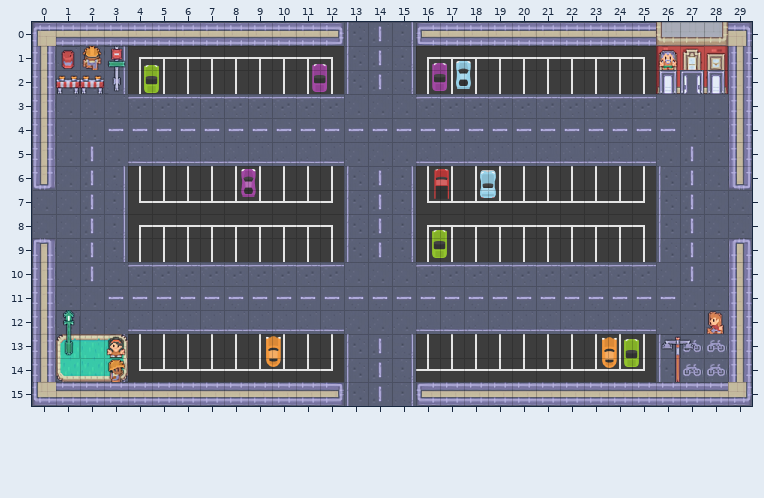
Two states of a Tiled map, map.tmx. The picture above is the old version.
Cells are 64x64 px. Shown: x 0..29, y 0..15.
Once edited:
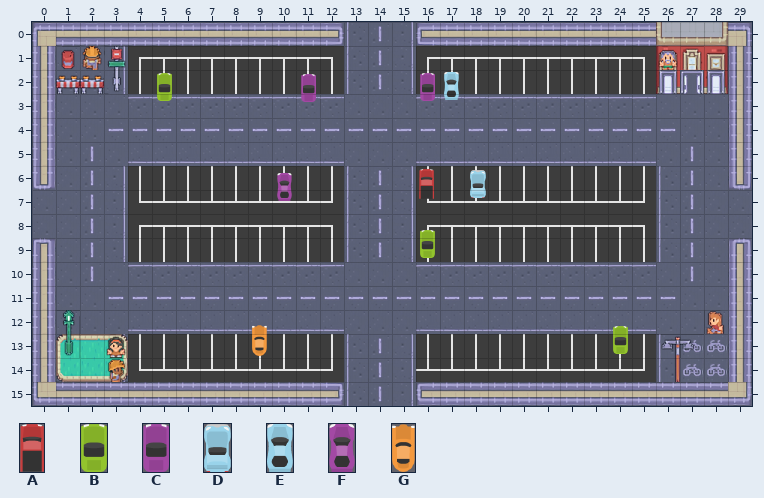
Key: from "objects": A 9 "car3_red", B 18 "car5_green", C 20 "car5_purple", D 23 "car6_blue", E 29 "car7_blue", F 32 "car7_purple", G 45 "car2_orange".
Objects are placed by their top-left corner, in cells (3,4 is the top-left corner of cell 3,4); size is 1x1 cell unless given.
The edit:
--- layer "objects"
-E "RandomCar" at 17.7,1.6 size 0.6x1.2
+E "RandomCar" at 17.2,2.1 size 0.6x1.2
-C "RandomCar" at 16.7,1.7 size 0.6x1.2
+C "RandomCar" at 16.2,2.1 size 0.6x1.2
-B "RandomCar" at 4.7,1.8 size 0.6x1.2
+B "RandomCar" at 5.2,2.1 size 0.6x1.2
-C "RandomCar" at 11.7,1.7 size 0.6x1.2
+C "RandomCar" at 11.2,2.2 size 0.6x1.2
-D "RandomCar" at 18.7,6.2 size 0.7x1.2
+D "RandomCar" at 18.3,6.2 size 0.7x1.2
-A "RandomCar" at 16.8,6.1 size 0.6x1.3
+A "RandomCar" at 16.1,6.1 size 0.6x1.3
-F "RandomCar" at 8.7,6.1 size 0.6x1.2
+F "RandomCar" at 10.2,6.3 size 0.6x1.2
-B "RandomCar" at 16.7,8.7 size 0.6x1.2
+B "RandomCar" at 16.2,8.7 size 0.6x1.2
-B "RandomCar" at 24.7,13.2 size 0.6x1.2
+B "RandomCar" at 24.2,12.7 size 0.6x1.2
-G "RandomCar" at 9.8,13.1 size 0.6x1.3
+G "RandomCar" at 9.2,12.6 size 0.6x1.3
-G "RandomCar" at 23.8,13.1 size 0.6x1.3
